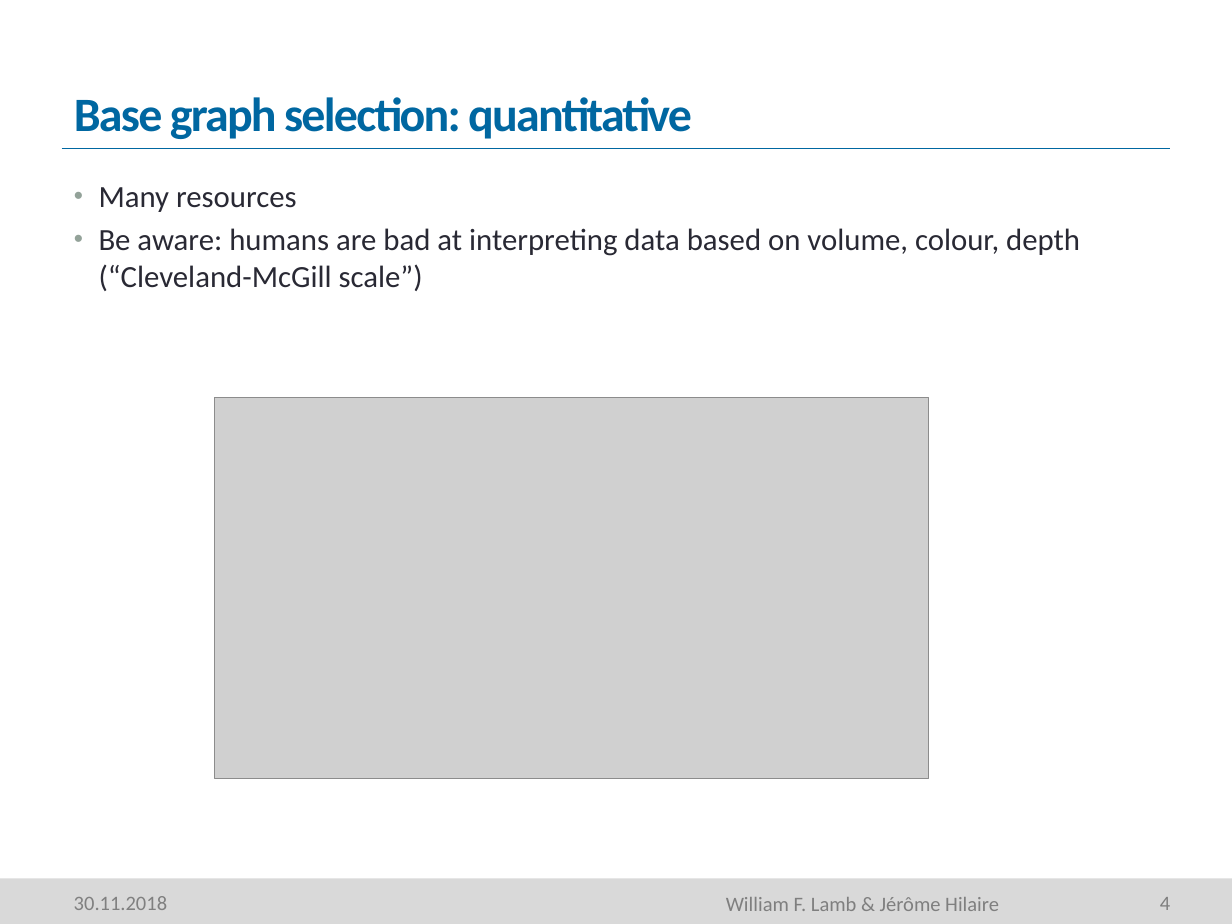
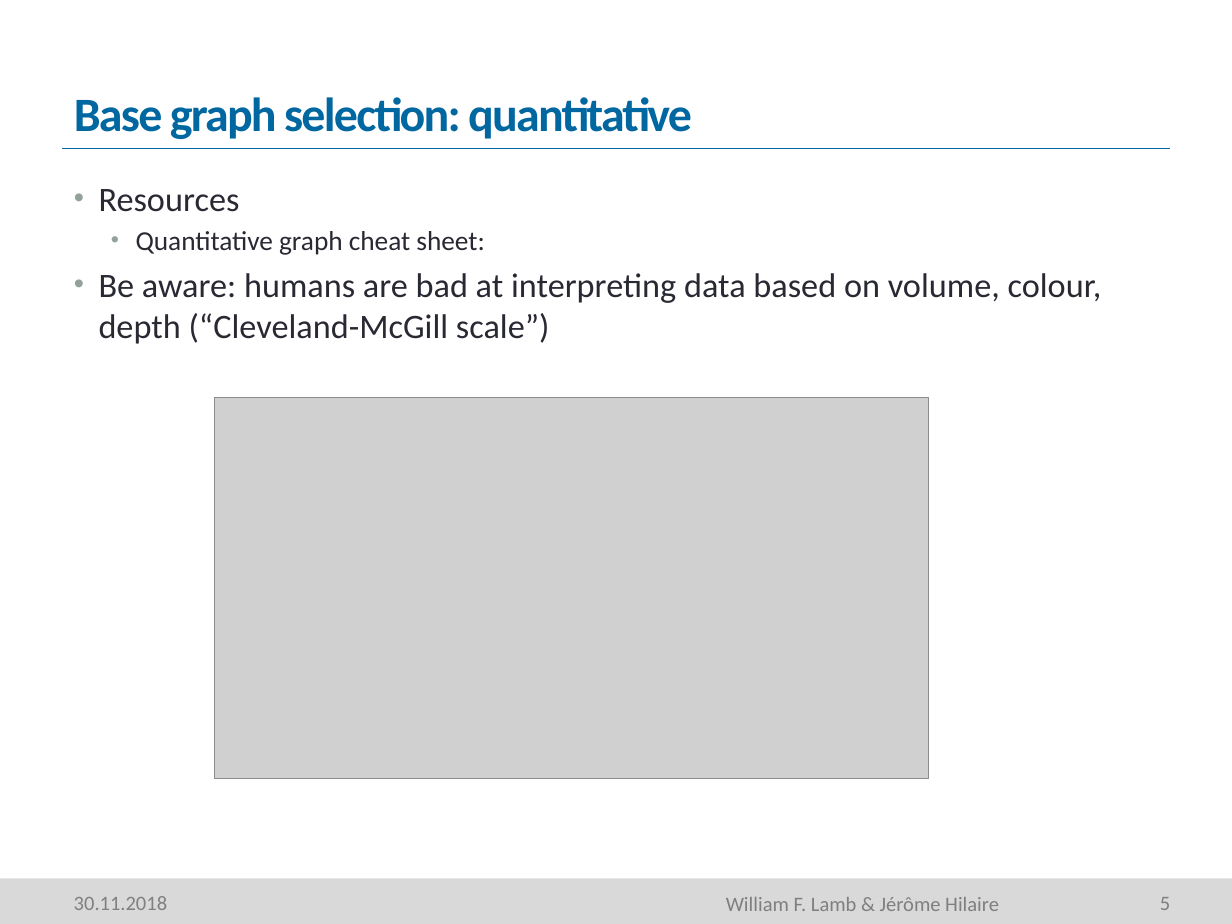
Before and after one commit to mcc-apsis/figures, a slide deck: slide 5 of Resources/Seminar part 1.pptm (slide 4 before the commit). Drawn at 1232x924 pixels with LibreOffice and Linux fonts; fonts in the diff are those of the drawing; grey boxes stand for pictures; background and template pictures are left out. Boxes give left, top, right and bottom in pixels: in the first picture for what was removed or moved away, otherwise in the second. Text is boxed around its words. In the diff, an @@ line names an element or a change of style, - is before the commit and + after.

```diff
--- a/Resources/Seminar part 1.pptm
+++ b/Resources/Seminar part 1.pptm
@@ text at [99, 189, 484, 255]: text changed; size 18 to 16 pt @@
-• Many resources
+• Resources
+  • Quantitative graph cheat sheet:
@@ text at [99, 273, 1102, 344]: size 18 to 20 pt in "Be aware: humans are bad at interpreting ..." @@
@@ page number at [1160, 897, 1170, 910]: text changed @@
-4
+5
```
Also in this commit, not shown: 12 other slides changed, 9 slides added, 1 slide removed, 5 other files.
